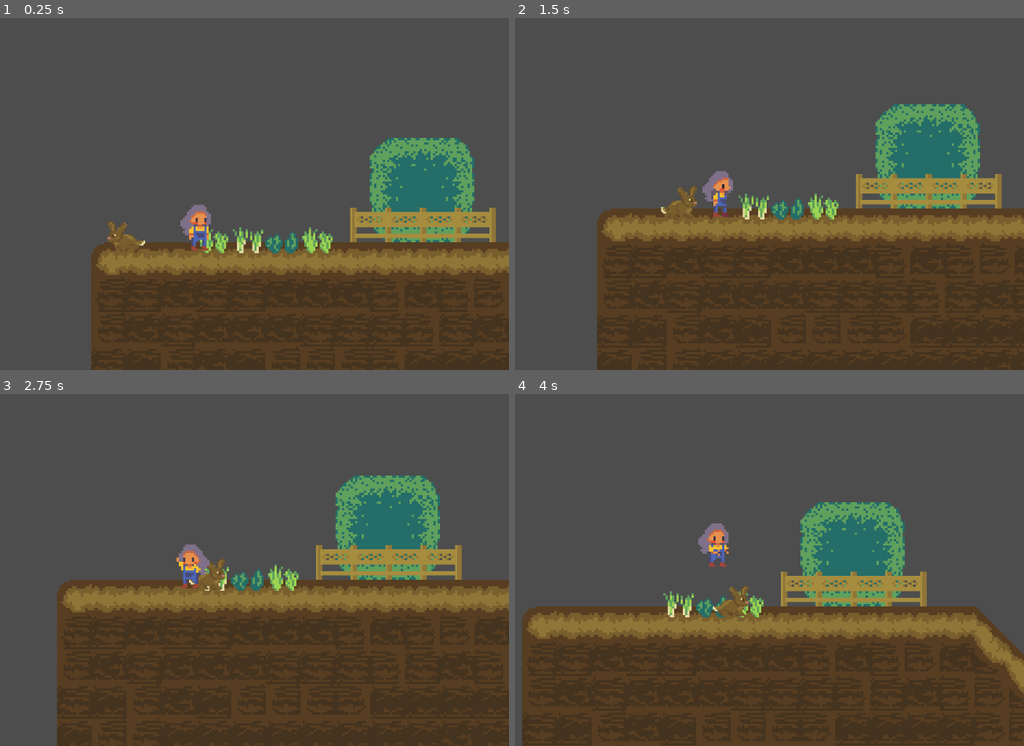
Above: before the commit, frames 1-4 (two rows, left to right).
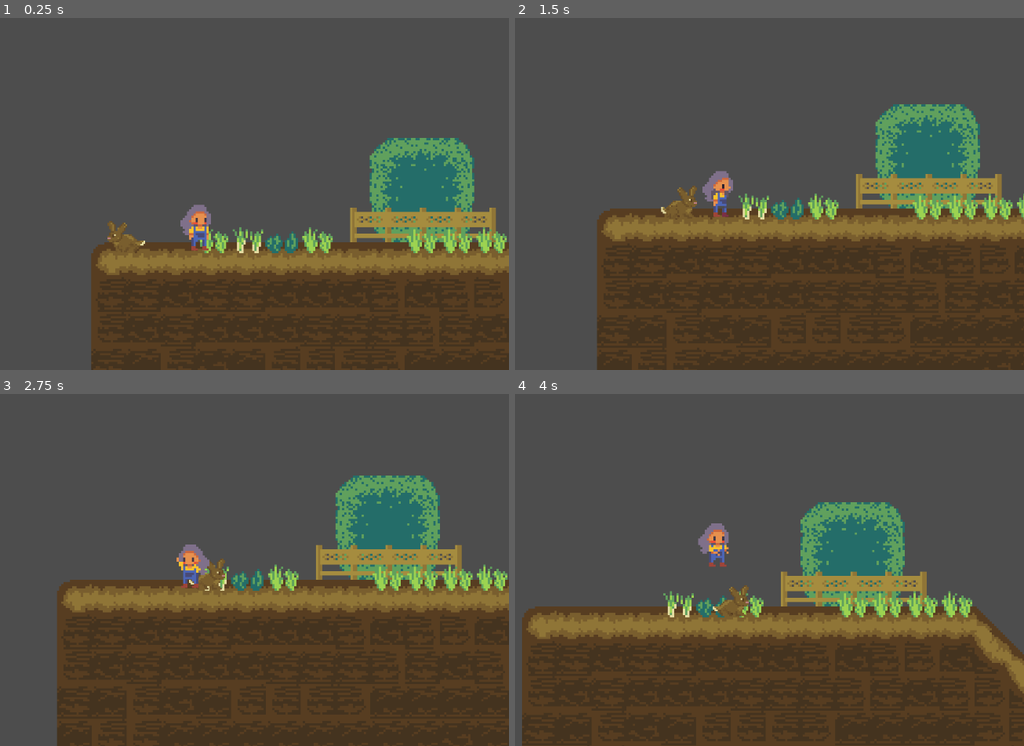
Above: after the commit, the same moments.

Repository: BrandonManuel/garden-game
Game: Godot game, scene res://Assets/Scenes/garden.tscn
Two runs of this game, one before a commit and one after it. Both use one fixed random seed, a clock stepped at 60 frames per second and the inputs below.
Inputs:
- Up to frame 1 (0.25 s): no input
- Up to frame 2 (1.5 s): hold Right (walk_right) from 0.53 s (still down); tap E (pick_up) at 0.6, 1.35 s; tap Space (jump) at 0.77 s
- Up to frame 3 (2.75 s): tap Space (jump) at 1.52 s; release Right (walk_right) at 2.03 s; hold Left (walk_left) from 2.03 s (still down); hold Shift (run) from 2.03 s (still down); tap E (pick_up) at 2.3 s
- Up to frame 4 (4 s): release Left (walk_left) at 2.78 s; release Shift (run) at 2.78 s; hold Right (walk_right) from 2.78 s (still down); tap E (pick_up) at 2.85, 3.6 s; tap Space (jump) at 3.02, 3.77 s

The runs differ from the first frame. In frame 1, 0.7% of the frame differs, in the area x 79-100%, y 59-67%; in frame 2, 0.8%; in frame 3, 1.0%; in frame 4, 1.0%, in the area x 63-90%, y 55-64%.

Commit message:
Flip pickuparea when sprite flips

Diff:
--- a/Assets/Scenes/garden.tscn
+++ b/Assets/Scenes/garden.tscn
@@ -150,12 +150,6 @@
 sources/2 = SubResource("TileSetAtlasSource_c5ce1")
 sources/3 = SubResource("TileSetScenesCollectionSource_c5ce1")
 
-[sub_resource type="TileSetScenesCollectionSource" id="TileSetScenesCollectionSource_m5m1r"]
-scenes/1/scene = ExtResource("8_m5m1r")
-
-[sub_resource type="TileSet" id="TileSet_4cavu"]
-sources/0 = SubResource("TileSetScenesCollectionSource_m5m1r")
-
 [sub_resource type="TileSetAtlasSource" id="TileSetAtlasSource_kkwia"]
 texture = ExtResource("2_ssxcs")
 1:0/0 = 0
@@ -170,6 +164,12 @@
 
 [sub_resource type="TileSet" id="TileSet_lsphe"]
 sources/0 = SubResource("TileSetAtlasSource_kkwia")
+
+[sub_resource type="TileSetScenesCollectionSource" id="TileSetScenesCollectionSource_m5m1r"]
+scenes/1/scene = ExtResource("8_m5m1r")
+
+[sub_resource type="TileSet" id="TileSet_4cavu"]
+sources/0 = SubResource("TileSetScenesCollectionSource_m5m1r")
 
 [sub_resource type="TileSetAtlasSource" id="TileSetAtlasSource_bvpys"]
 texture = ExtResource("3_bvpys")
@@ -524,13 +524,13 @@
 tile_map_data = PackedByteArray("AAD+/wIAAAABAAAAAAD//wIAAAABAAAAAAABAAEAAgADAAIAAAADAAEAAgABAAIAAAAFAAAAAAACAAUAAAAFAA …(2400 unchanged characters)…
 tile_set = SubResource("TileSet_m5m1r")
 
-[node name="VegetableLayer" type="TileMapLayer" parent="." unique_id=2047995431]
-tile_map_data = PackedByteArray("AAAAAAIAAAAAAAAAAQA=")
-tile_set = SubResource("TileSet_4cavu")
-
 [node name="FenceLayer" type="TileMapLayer" parent="." unique_id=814824809]
 tile_map_data = PackedByteArray("AAAEAAEAAAAHAAAAAAAFAAEAAAAIAAAAAAAGAAEAAAAIAAAAAAAHAAEAAAAIAAAAAAAIAAEAAAAJAAAAAAA=")
 tile_set = SubResource("TileSet_lsphe")
+
+[node name="VegetableLayer" type="TileMapLayer" parent="." unique_id=2047995431]
+tile_map_data = PackedByteArray("AAAAAAIAAAAAAAAAAQAIAAIAAAAAAAAAAQAJAAIAAAAAAAAAAQAHAAIAAAAAAAAAAQAGAAIAAAAAAAAAAQA=")
+tile_set = SubResource("TileSet_4cavu")
 
 [node name="ForegroundLayer" type="TileMapLayer" parent="." unique_id=1866857917]
 tile_map_data = PackedByteArray("AAAPAAYAAAAAAAEAAAAPAAUAAAAAAAEAAAAQAAYAAAABAAEAAAAQAAUAAAABAAEAAAAQAAQAAAABAAEAAAARAAYAAAAAAAEAAAARAAMAAAABAAEAAAARAAQAAAABAAEAAAARAAUAAAABAAEAAAASAAYAAAAAAAEAAAA=")
@@ -557,10 +557,10 @@
 sprite_frames = SubResource("SpriteFrames_hef0f")
 animation = &"pick_up"
 
-[node name="Area2D" type="Area2D" parent="Player" unique_id=904710954]
-
-[node name="CollisionShape2D" type="CollisionShape2D" parent="Player/Area2D" unique_id=682550742]
-position = Vector2(9, 4)
+[node name="Area2D" type="Area2D" parent="Player/AnimatedSprite2D" unique_id=904710954]
+position = Vector2(8, 4)
+
+[node name="CollisionShape2D" type="CollisionShape2D" parent="Player/AnimatedSprite2D/Area2D" unique_id=682550742]
 shape = SubResource("CircleShape2D_c5ce1")
 
 [node name="Chickens" type="Node" parent="." unique_id=1379510337]
--- a/Assets/Scripts/player.gd
+++ b/Assets/Scripts/player.gd
@@ -1,14 +1,19 @@
 extends CharacterBody2D
 
 @onready var animated_sprite_2d: AnimatedSprite2D = $AnimatedSprite2D
-@onready var pickup_area: Area2D = $Area2D
+@onready var pickup_area: Area2D = $AnimatedSprite2D/Area2D
 
 const WALK_SPEED = 50.0
 const RUN_SPEED = 75.0
 const JUMP_VELOCITY = -200.0
 
+var pickup_area_x: float
+
 var is_running: bool = false
 var allow_movement: bool = true
+
+func _ready() -> void:
+	pickup_area_x = pickup_area.position.x
 
 func _physics_process(delta: float) -> void:
 	# Add the gravity.
@@ -37,8 +42,10 @@
 			velocity.x = direction * WALK_SPEED
 		if direction < 1:
 			animated_sprite_2d.flip_h = true
+			pickup_area.position.x = pickup_area_x * -1
 		else:
 			animated_sprite_2d.flip_h = false
+			pickup_area.position.x = pickup_area_x
 	elif not animated_sprite_2d.is_playing() or animated_sprite_2d.animation != 'pick_up':
 		animated_sprite_2d.play('idle')
 		velocity.x = move_toward(velocity.x, 0, RUN_SPEED if is_running else WALK_SPEED)
@@ -56,6 +63,6 @@
 	velocity.x = move_toward(velocity.x, 0, RUN_SPEED if is_running else WALK_SPEED)
 	animated_sprite_2d.play("pick_up")
 	for area in pickup_area.get_overlapping_areas():
-		if area.has_method("picked_up"):
+		if area.is_in_group("pickupables") and area.has_method("picked_up"):
 			area.picked_up()
 			break
